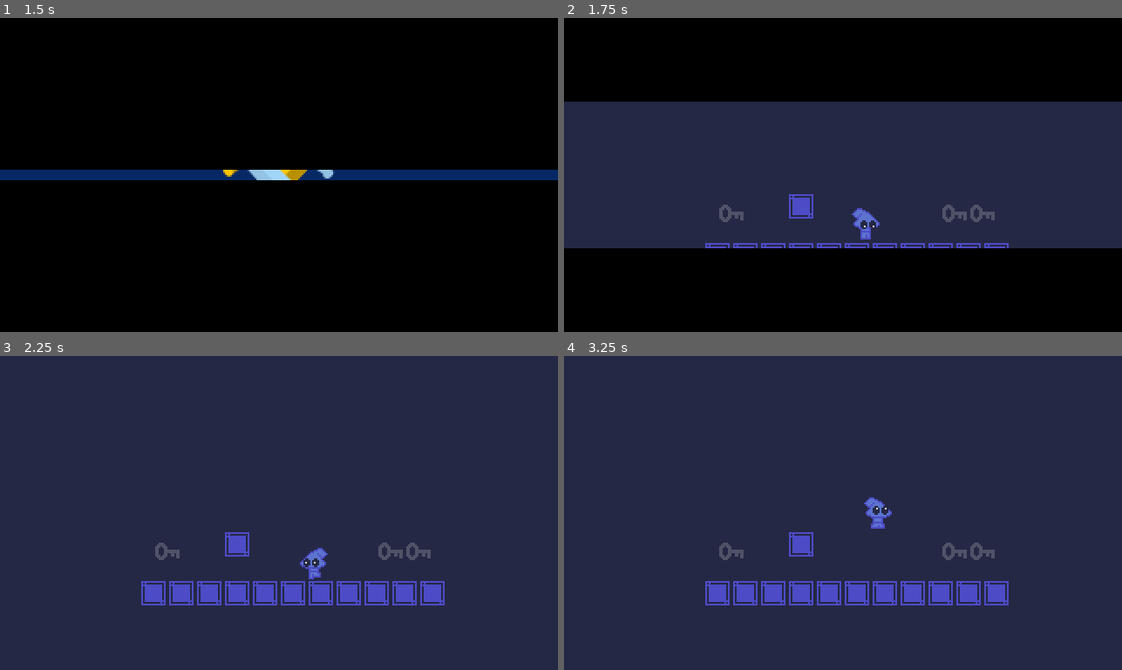
Above: before the commit, frames 1-4 (two rows, left to right).
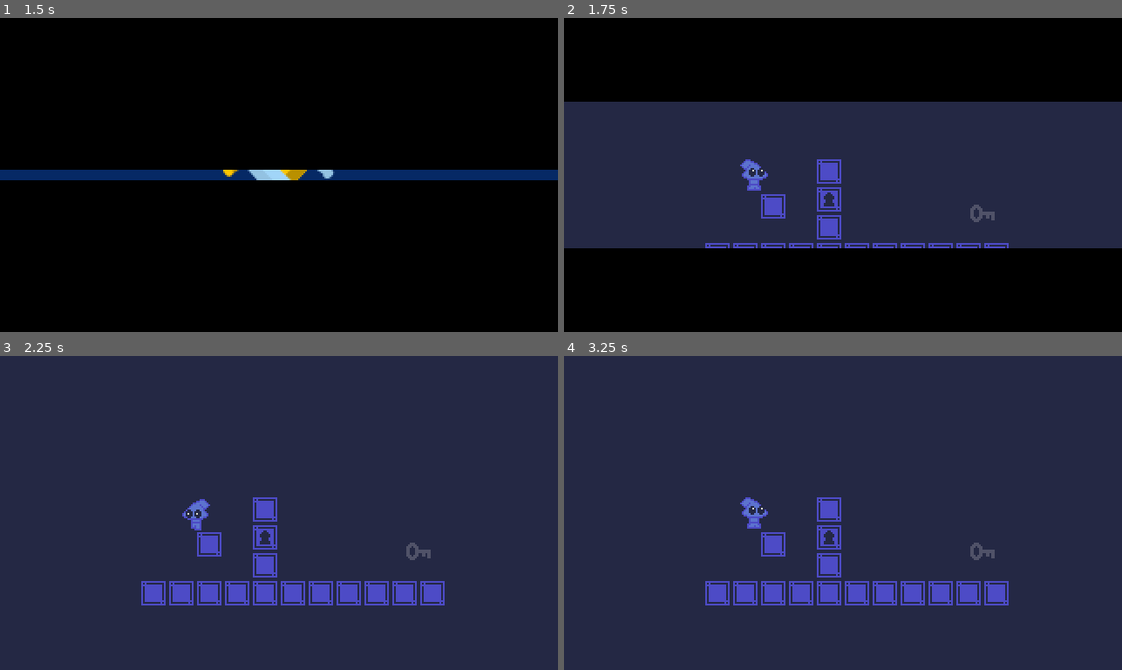
Above: after the commit, the same moments.

Repository: dw3nt/palette-jam-2-break
Game: Godot game, scene res://Main.tscn
Same seed, same stepped clock (60 frames per second), same inputs: the game is played once before the commit and once after it.
Inputs:
- Up to frame 1 (1.5 s): hold S (crouch) 0.53-1.28 s; hold D (move_right) from 0.53 s (still down); tap Space (jump) at 0.77 s; tap S (crouch) at 1.35 s
- Up to frame 2 (1.75 s): keep holding D (move_right); tap Space (jump) at 1.52 s
- Up to frame 3 (2.25 s): release D (move_right) at 2.03 s; hold A (move_left) from 2.03 s (still down); hold E (interact) from 2.03 s (still down)
- Up to frame 4 (3.25 s): tap S (crouch) at 2.3, 3.05 s; release A (move_left) at 2.78 s; release E (interact) at 2.78 s; hold D (move_right) from 2.78 s (still down); tap Shift (throw) at 2.85 s; tap Space (jump) at 3.02 s

Frame 1 is identical in both runs. In frame 2, 2.0% of the frame differs, in the area x 27-73%, y 45-71%; in frame 3, 2.0%; in frame 4, 2.0%.

Commit message:
unlock keyhole blocks with keys

Diff:
--- a/characters/player/Crouch.gd
+++ b/characters/player/Crouch.gd
@@ -1,16 +1,19 @@
 extends PlayerState
+
+onready var standDetect = $StandDetect as RayCast2D
 
 
 func enter_state(_params : Dictionary = {}) -> void:
+	standDetect.enabled = true
 	fsm.anim.play("crouch", -1, 0.5)
 
 
 func input(event) -> void:
-	if event.is_action_released("crouch"):
+	if !standDetect.is_colliding() && event.is_action_released("crouch"):
 		fsm.change_state("Idle")
 
-	if event.is_action_pressed("move_right") || event.is_action_pressed("move_left"):
-		fsm.change_state("CrouchRun")
+#	if event.is_action_pressed("move_right") || event.is_action_pressed("move_left"):
+#		fsm.change_state("CrouchRun")
 
 	if event.is_action_pressed("throw"):
 		fsm.change_state("WindUp", { "isCrouched" : true })
@@ -22,5 +25,12 @@
 		if abs(fsm.velocity.x) < LERP_THRESHOLD:
 			fsm.velocity.x = 0
 
-	if fsm.isOnFloor && (Input.get_action_strength("move_right") - Input.get_action_strength("move_left")):
+	if fsm.isOnFloor && (Input.get_action_strength("move_right") - Input.get_action_strength("move_left") != 0):
 		fsm.change_state("CrouchRun")
+
+	if !standDetect.is_colliding() && !Input.is_action_pressed("crouch"):
+		fsm.change_state("Idle")
+
+
+func exit_state() -> void:
+	standDetect.enabled = false
--- a/characters/player/CrouchRun.gd
+++ b/characters/player/CrouchRun.gd
@@ -1,12 +1,16 @@
 extends PlayerState
+
+onready var standDetect = $StandDetect as RayCast2D
 
 
 func enter_state(_params : Dictionary = {}) -> void:
+	standDetect.enabled = true
 	fsm.anim.play("crouch_run")
 
 
 func input(event) -> void:
-	if event.is_action_released("crouch"):
+	if event.is_action_released("crouch") && !standDetect.is_colliding():
+		print('input run')
 		fsm.change_state("Run")
 
 	if event.is_action_pressed("throw"):
@@ -25,3 +29,12 @@
 
 	fsm.velocity.x = xInput * CROUCH_SPEED
 	fsm.get_parent().turnAround()
+
+	if !standDetect.is_colliding() && !Input.is_action_pressed("crouch"):
+		print('physicis run')
+		fsm.change_state("Run")
+		return
+
+
+func exit_state() -> void:
+	standDetect.enabled = false
--- a/characters/player/Idle.gd
+++ b/characters/player/Idle.gd
@@ -1,4 +1,9 @@
 extends PlayerState
+
+
+func ready() -> void:
+	print('ready')
+	fsm.velocity = Vector2(0, GRAVITY)
 
 
 func enter_state(_params : Dictionary = {}) -> void:
--- a/characters/player/Player.gd
+++ b/characters/player/Player.gd
@@ -11,6 +11,7 @@
 
 func _ready() -> void:
 	stateWrap.ready()
+	stateWrap.velocity = Vector2(0, stateWrap.state.GRAVITY)
 
 
 func _input(event) -> void:
--- a/characters/player/Player.tscn
+++ b/characters/player/Player.tscn
@@ -268,11 +268,19 @@
 colliderPath = NodePath("../../CrouchCollision")
 heldItemPosPath = NodePath("../../CrouchHeldItem")
 
+[node name="StandDetect" type="RayCast2D" parent="PlayerStateMachine/Crouch"]
+cast_to = Vector2( 0, -12 )
+collision_mask = 48
+
 [node name="CrouchRun" type="Node2D" parent="PlayerStateMachine"]
 script = ExtResource( 7 )
 colliderPath = NodePath("../../CrouchCollision")
 heldItemPosPath = NodePath("../../CrouchHeldItem")
 
+[node name="StandDetect" type="RayCast2D" parent="PlayerStateMachine/CrouchRun"]
+cast_to = Vector2( 0, -12 )
+collision_mask = 48
+
 [node name="WindUp" type="Node2D" parent="PlayerStateMachine"]
 script = ExtResource( 10 )
 colliderPath = NodePath("../../StandCollision")
--- /dev/null
+++ b/objects/Key.gd
@@ -0,0 +1,2 @@
+extends "res://objects/PickupItem.gd"
+class_name Key
--- /dev/null
+++ b/objects/Key.tscn
@@ -0,0 +1,8 @@
+[gd_scene load_steps=3 format=2]
+
+[ext_resource path="res://objects/PickupItem.tscn" type="PackedScene" id=1]
+[ext_resource path="res://objects/Key.gd" type="Script" id=2]
+
+[node name="Key" instance=ExtResource( 1 )]
+collision_layer = 6
+script = ExtResource( 2 )
--- /dev/null
+++ b/objects/LockedBlock.gd
@@ -0,0 +1,9 @@
+extends StaticBody2D
+
+
+func _on_KeyDetect_body_entered(body : Key) -> void:
+	if !body:
+		return
+
+	queue_free()
+	body.queue_free()
--- /dev/null
+++ b/objects/LockedBlock.tscn
@@ -0,0 +1,23 @@
+[gd_scene load_steps=5 format=2]
+
+[ext_resource path="res://objects/WallBlock.tscn" type="PackedScene" id=1]
+[ext_resource path="res://objects/LockedBlock.gd" type="Script" id=2]
+[ext_resource path="res://assets/images/lock-block.png" type="Texture" id=3]
+
+[sub_resource type="RectangleShape2D" id=1]
+
+[node name="LockedBlock" instance=ExtResource( 1 )]
+script = ExtResource( 2 )
+
+[node name="Sprite" parent="." index="0"]
+texture = ExtResource( 3 )
+
+[node name="KeyDetect" type="Area2D" parent="." index="2"]
+collision_layer = 32
+collision_mask = 4
+
+[node name="CollisionShape2D" type="CollisionShape2D" parent="KeyDetect" index="0"]
+position = Vector2( 8, 8 )
+shape = SubResource( 1 )
+
+[connection signal="body_entered" from="KeyDetect" to="." method="_on_KeyDetect_body_entered"]
--- a/objects/WallBlock.tscn
+++ b/objects/WallBlock.tscn
@@ -6,6 +6,7 @@
 extents = Vector2( 8, 8 )
 
 [node name="WallBlock" type="StaticBody2D"]
+collision_layer = 16
 collision_mask = 3
 
 [node name="Sprite" type="Sprite" parent="."]
--- a/project.godot
+++ b/project.godot
@@ -38,6 +38,11 @@
 "class": "FileDataManager",
 "language": "GDScript",
 "path": "res://scripts/FileDataManager.gd"
+}, {
+"base": "KinematicBody2D",
+"class": "Key",
+"language": "GDScript",
+"path": "res://objects/Key.gd"
 }, {
 "base": "KinematicBody2D",
 "class": "PickUpItem",
@@ -71,6 +76,7 @@
 "BaseStateMachine": "",
 "DamageAnimationPlayer": "",
 "FileDataManager": "",
+"Key": "",
 "PickUpItem": "",
 "Player": "",
 "PlayerState": "",
@@ -194,7 +200,9 @@
 
 2d_physics/layer_1="player"
 2d_physics/layer_2="item"
+2d_physics/layer_3="key"
 2d_physics/layer_5="wall"
+2d_physics/layer_6="lock"
 
 [rendering]
 
--- a/rooms/Playground.tscn
+++ b/rooms/Playground.tscn
@@ -1,10 +1,11 @@
-[gd_scene load_steps=6 format=2]
+[gd_scene load_steps=7 format=2]
 
 [ext_resource path="res://rooms/BaseRoom.tscn" type="PackedScene" id=1]
 [ext_resource path="res://rooms/Playground.gd" type="Script" id=2]
 [ext_resource path="res://objects/WallBlock.tscn" type="PackedScene" id=3]
 [ext_resource path="res://characters/player/Player.tscn" type="PackedScene" id=4]
-[ext_resource path="res://objects/PickupItem.tscn" type="PackedScene" id=5]
+[ext_resource path="res://objects/LockedBlock.tscn" type="PackedScene" id=5]
+[ext_resource path="res://objects/Key.tscn" type="PackedScene" id=6]
 
 [node name="Playground" instance=ExtResource( 1 )]
 script = ExtResource( 2 )
@@ -45,18 +46,22 @@
 position = Vector2( 240, 128 )
 
 [node name="WallBlock12" parent="WallWrap" index="11" instance=ExtResource( 3 )]
-position = Vector2( 128, 100 )
+position = Vector2( 144, 112 )
+
+[node name="WallBlock13" parent="WallWrap" index="12" instance=ExtResource( 3 )]
+position = Vector2( 144, 80 )
+
+[node name="WallBlock14" parent="WallWrap" index="13" instance=ExtResource( 3 )]
+position = Vector2( 112, 100 )
+
+[node name="LockedBlock" parent="WallWrap" index="14" instance=ExtResource( 5 )]
+position = Vector2( 144, 96 )
+collision_layer = 1
 
 [node name="ItemWrap" type="Node2D" parent="." index="1"]
 
-[node name="PickupItem" parent="ItemWrap" index="0" instance=ExtResource( 5 )]
+[node name="Key" parent="ItemWrap" index="0" instance=ExtResource( 6 )]
 position = Vector2( 240, 112 )
 
-[node name="PickupItem2" parent="ItemWrap" index="1" instance=ExtResource( 5 )]
-position = Vector2( 224, 112 )
-
-[node name="PickupItem3" parent="ItemWrap" index="2" instance=ExtResource( 5 )]
-position = Vector2( 96, 112 )
-
 [node name="Player" parent="." index="2" instance=ExtResource( 4 )]
-position = Vector2( 160, 112 )
+position = Vector2( 96, 128 )
Binary file added: assets/images/lock-block.aseprite
Binary file added: assets/images/lock-block.png
Not shown, added: assets/images/lock-block.png.import
